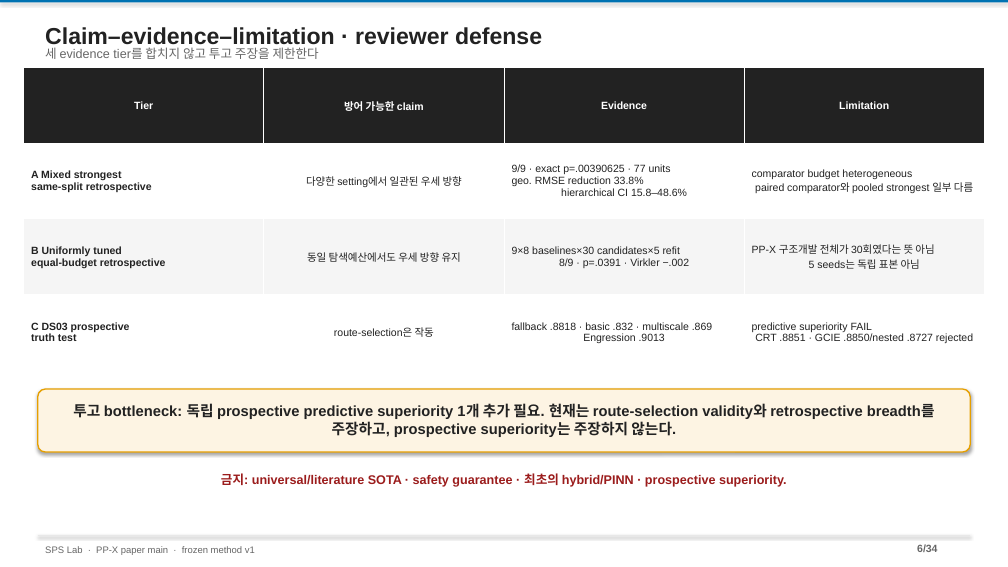
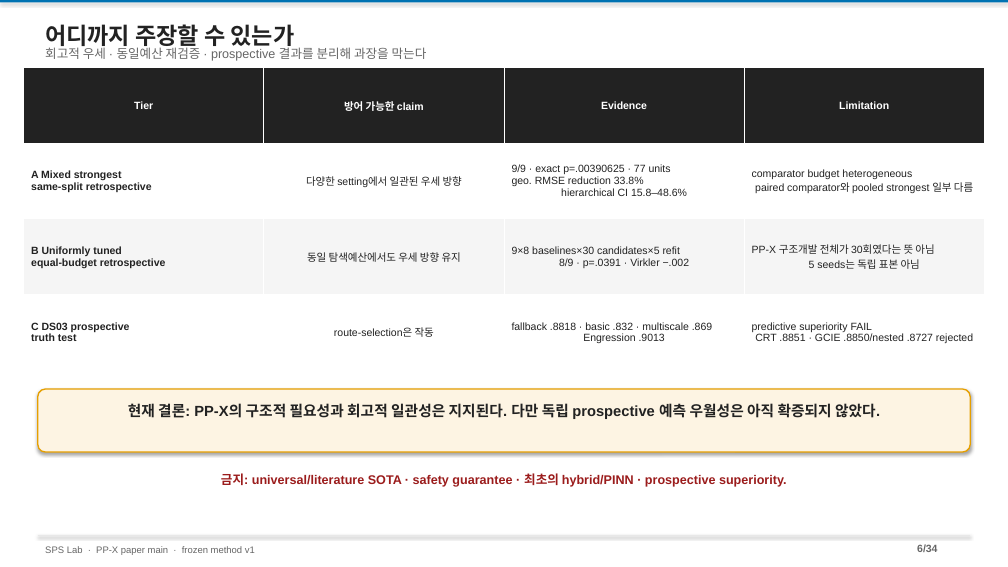
Before and after one commit to amumujs-create/pp_pae_total, a slide deck: slide 6 of output/PP_Research_Detailed_v2.pptx. Drawn at 1008x567 pixels with LibreOffice and Linux fonts; fonts in the diff are those of the drawing. Boxes give left, top, right and bottom in pixels: in the first picture for what was removed or moved away, otherwise in the second. Text is boxed around its words. In the diff, an @@ line names an element or a change of style, - is before the commit and + after.

```diff
--- a/output/PP_Research_Detailed_v2.pptx
+++ b/output/PP_Research_Detailed_v2.pptx
@@ text at <box>45,24,295,49</box>: text changed @@
-Claim–evidence–limitation · reviewer defense
+어디까지 주장할 수 있는가
@@ text at <box>45,45,427,61</box>: text changed @@
-세 evidence tier를 합치지 않고 투고 주장을 제한한다
+회고적 우세 · 동일예산 재검증 · prospective 결과를 분리해 과장을 막는다
@@ text at <box>128,403,880,419</box>: text changed @@
-투고 bottleneck: 독립 prospective predictive superiority 1개 추가 필요. 현재는 route-selection validity와 retrospective breadth를 주장하고, prospective superiority는 주장하지 않는다.
+현재 결론: PP-X의 구조적 필요성과 회고적 일관성은 지지된다. 다만 독립 prospective 예측 우월성은 아직 확증되지 않았다.
```
Also in this commit, not shown: 3 other slides changed, 1 other file.
